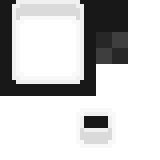
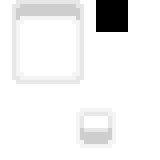
Revision of a layered 160×160 image; what changed, layer by layer:
added layer "Layer 2" above "black an white" over [left=96, top=0, right=128, bottom=32]
hid "Layer 1" over [left=0, top=0, right=128, bottom=128]
added layer "blue copy" above "blue" over [left=12, top=0, right=116, bottom=148]
renamed "Layer 1 copy" to "blue", hid it over [left=0, top=0, right=128, bottom=148]
